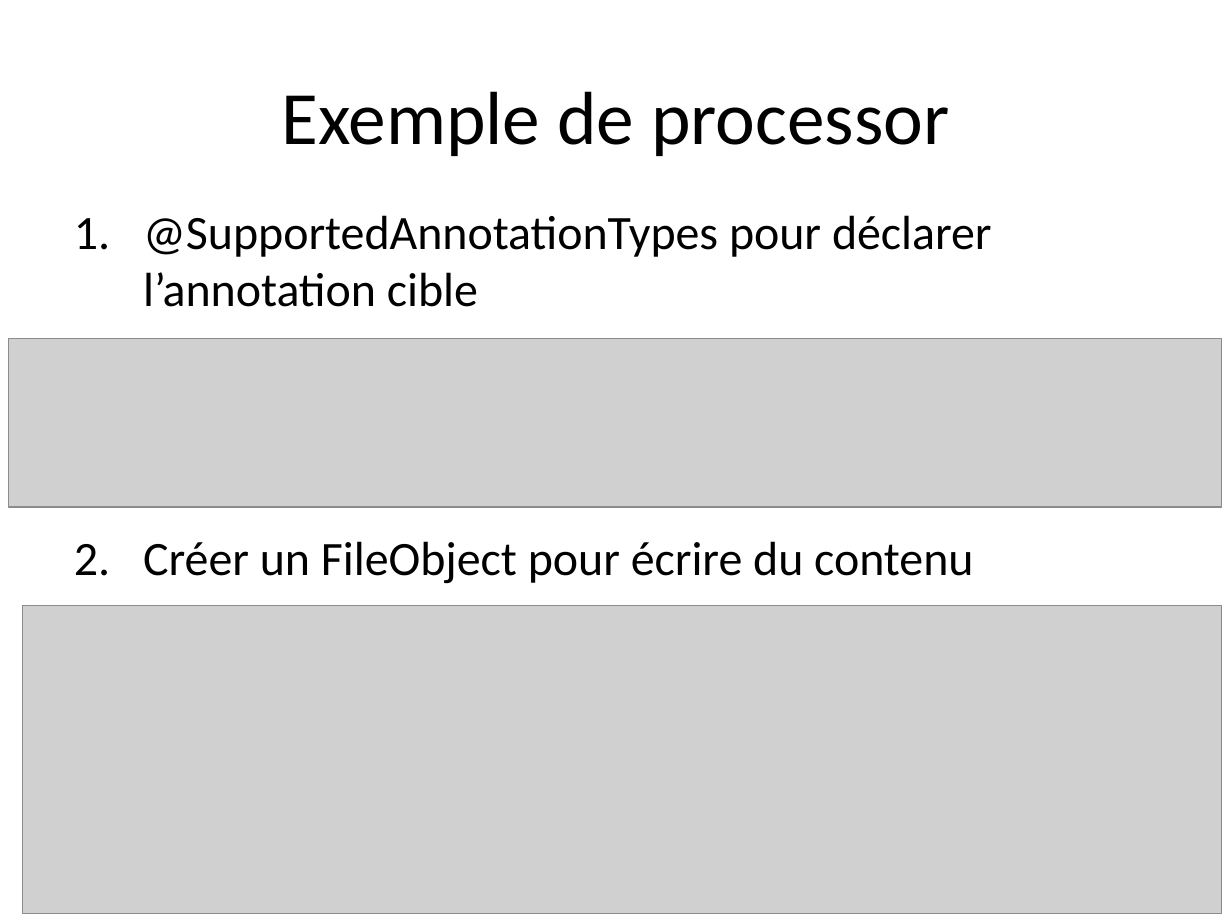
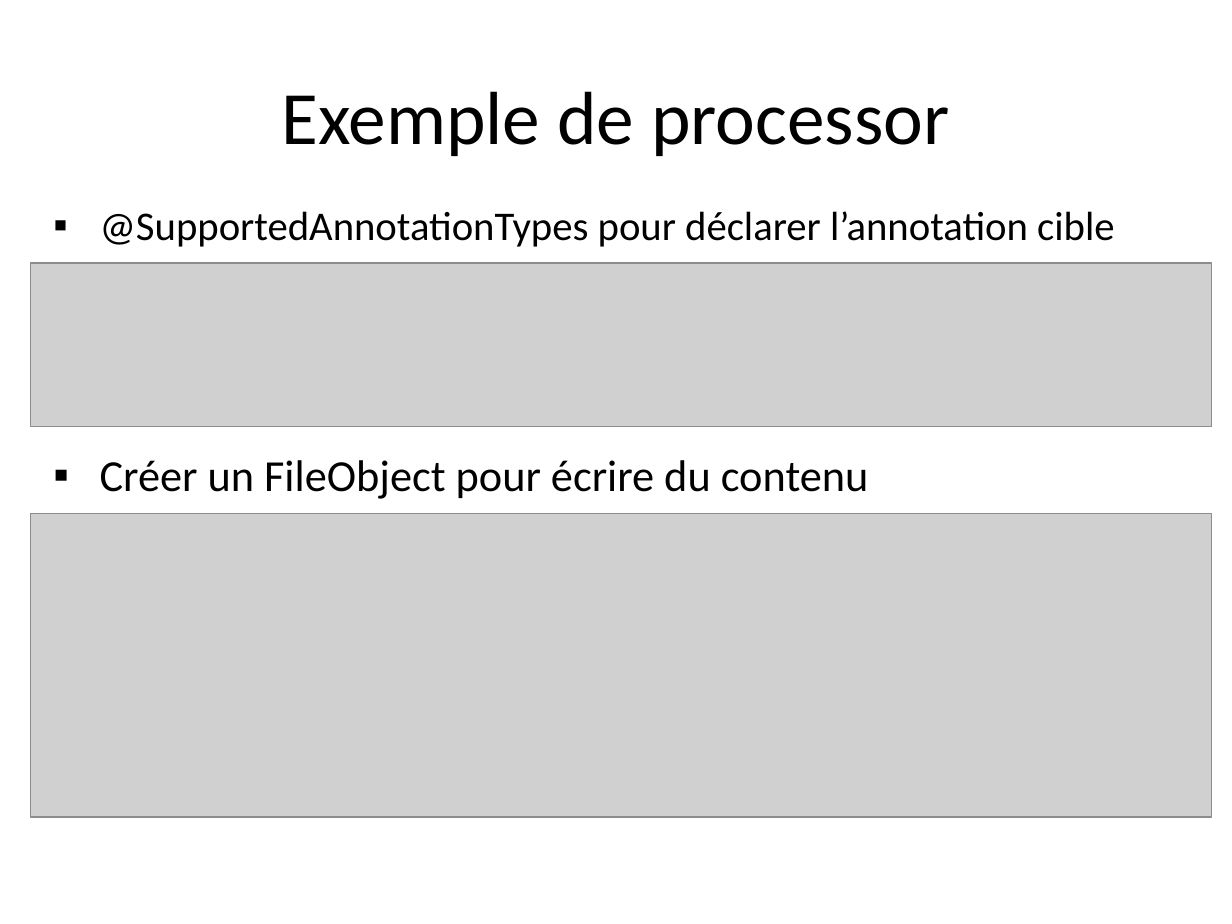
Before and after one commit to dbaeli/ez18n, a slide deck: slide 6 of ez18n-slides/apt_in_nutshell.pptx. Drawn at 1232x924 pixels with LibreOffice and Linux fonts; fonts in the diff are those of the drawing; grey boxes stand for pictures; background and template pictures are left out. Boxes give left, top, right and bottom in pixels: in the first picture for what was removed or moved away, otherwise in the second. Text is boxed around its words. In the diff, an @@ line names an element or a change of style, - is before the commit and + after.

```diff
--- a/ez18n-slides/apt_in_nutshell.pptx
+++ b/ez18n-slides/apt_in_nutshell.pptx
@@ text "@SupportedAnnotationTypes pour déclarer l’annotation cible": place and size @@
-text "@SupportedAnnotationTypes pour déclarer l’annotation cible" at [143,215,992,584]
+text "@SupportedAnnotationTypes pour déclarer l’annotation cible" at [100,211,1114,247]
@@ text "@SupportedAnnotationTypes pour déclarer l’annotation cible" at [100,211,1114,247]: size 28 to 23.8 pt; bullet 1. to ▪ @@
@@ picture: place and size @@
-picture at [9,339,1222,508]
+picture at [31,262,1211,426]
@@ text added at [100,460,869,499], 25.9 pt, text #000000 @@
+▪ Créer un FileObject pour écrire du contenu
@@ picture: place and size @@
-picture at [23,605,1222,913]
+picture at [31,514,1211,818]
@@ text at [143,541,973,584]: paragraph removed @@
-2. Créer un FileObject pour écrire du contenu
```
Also in this commit, not shown: 5 other slides changed.
